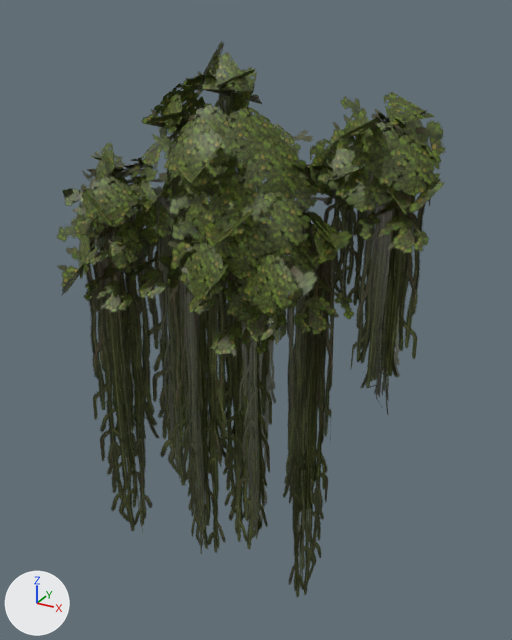
The FBX model Assets/Meshes/Map/Grass/basic/Grass6.fbx: old version first, new version second.
Rendered twice from a camera (50 mm lens) standing at (2.99, -3.85, 0.36) and looking at (1.92, -1.92, -0.61). Arrows for +X, +Y and +Z are at lower left; the lights stay in place. Where no turn or scale is listed for an object, it has been applied to the vertices.

In view in the first picture: 'LV_Gnollando_Foliage_Vine_PM_NWCNIK'.
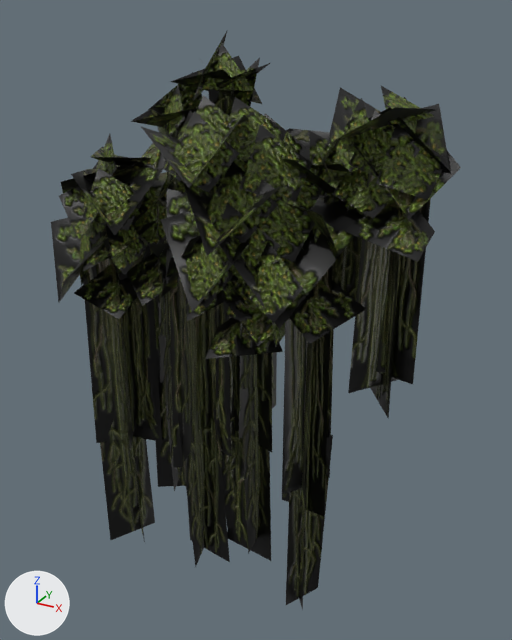
Where the newer file only moved an object's origin or applied its transform, the numbers keep the older frame.

Pixel boxes [x1, y1, x2, y2] of what changed, in the pictures (512 x 640 px):
```json
{"object": "LV_Gnollando_Foliage_Vine_PM_NWCNIK", "change": "surface changed", "before": [51, 31, 461, 610], "after": [51, 31, 461, 610]}
```

The change, as JSON lines over the scene's bpy script:
```json
{"op": "add", "block": "img_lv_gnollando_foliage_vine_n_kjs_dds", "code": ["img_lv_gnollando_foliage_vine_n_kjs_dds = load_image('LV_Gnollando_Foliage_Vine_N_KJS.dds', 'LV_Gnollando_Foliage_Vine_N_KJS.png', 1024, 1024, 'Non-Color')"]}
{"op": "add", "block": "mat_lv_gnollando_foliage_vine_mp_nwcnik", "code": "n3 = _N.new('ShaderNodeTexImage'); n3.name = 'Image Texture.001'"}
{"op": "add", "block": "mat_lv_gnollando_foliage_vine_mp_nwcnik", "code": "n3.image = img_lv_gnollando_foliage_vine_n_kjs_dds"}
{"op": "add", "block": "mat_lv_gnollando_foliage_vine_mp_nwcnik", "code": "n4 = _N.new('ShaderNodeNormalMap'); n4.name = 'Normal Map'"}
{"block": "mat_lv_gnollando_foliage_vine_mp_nwcnik", "where": "n2 = _N.new('ShaderNodeTexImage'); n2.name = 'Image Texture'"}
{"block": "mat_lv_gnollando_foliage_vine_mp_nwcnik", "where": "n0 = _N.new('ShaderNodeBsdfPrincipled'); n0.name = 'Principled BSDF'"}
{"op": "remove", "block": "mat_lv_gnollando_foliage_vine_mp_nwcnik", "code": "_L.new(n2.outputs[1], n0.inputs[4])  # 'Alpha' to 'Alpha'"}
{"op": "add", "block": "mat_lv_gnollando_foliage_vine_mp_nwcnik", "code": "_L.new(n3.outputs[0], n4.inputs[1])  # 'Color' to 'Color'"}
{"op": "add", "block": "mat_lv_gnollando_foliage_vine_mp_nwcnik", "code": "_L.new(n4.outputs[0], n0.inputs[5])  # 'Normal' to 'Normal'"}
```
